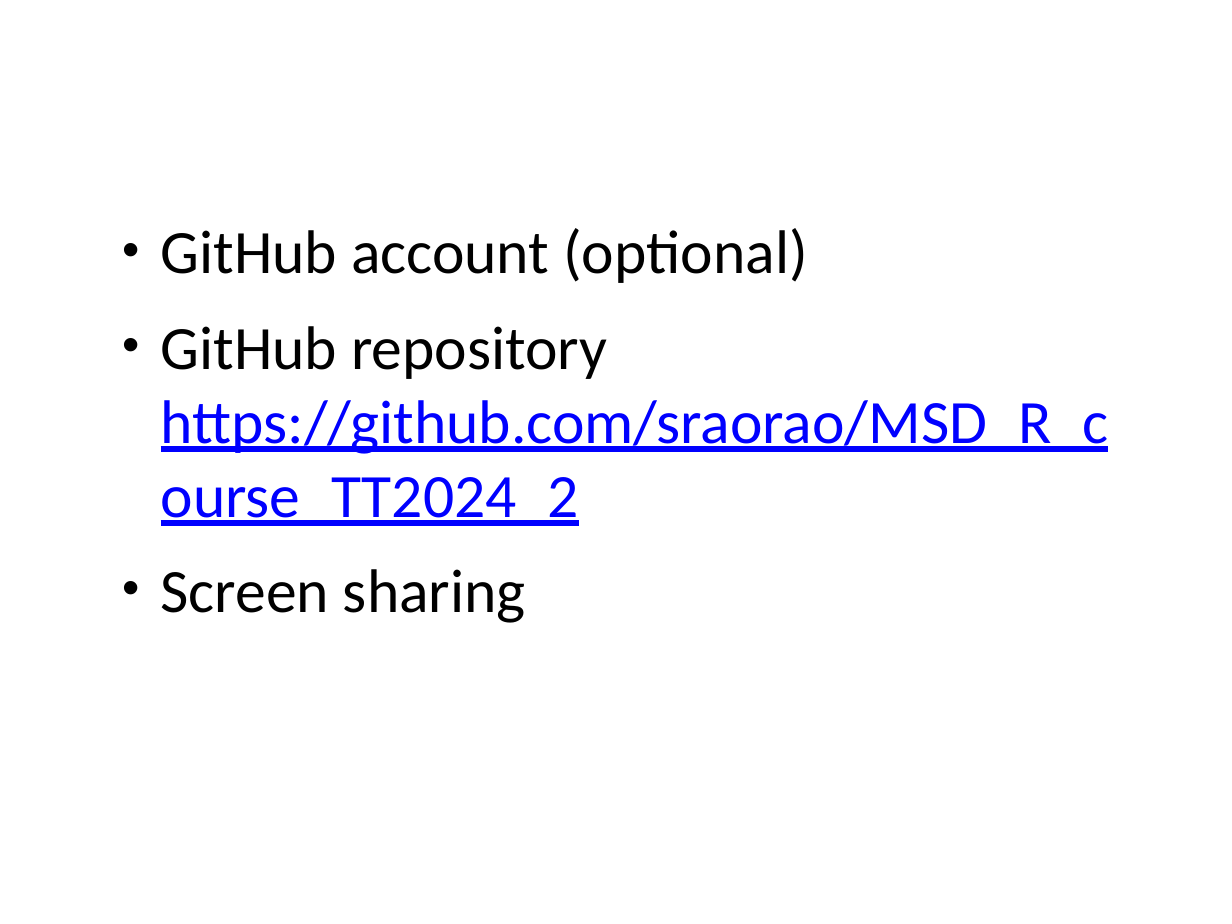
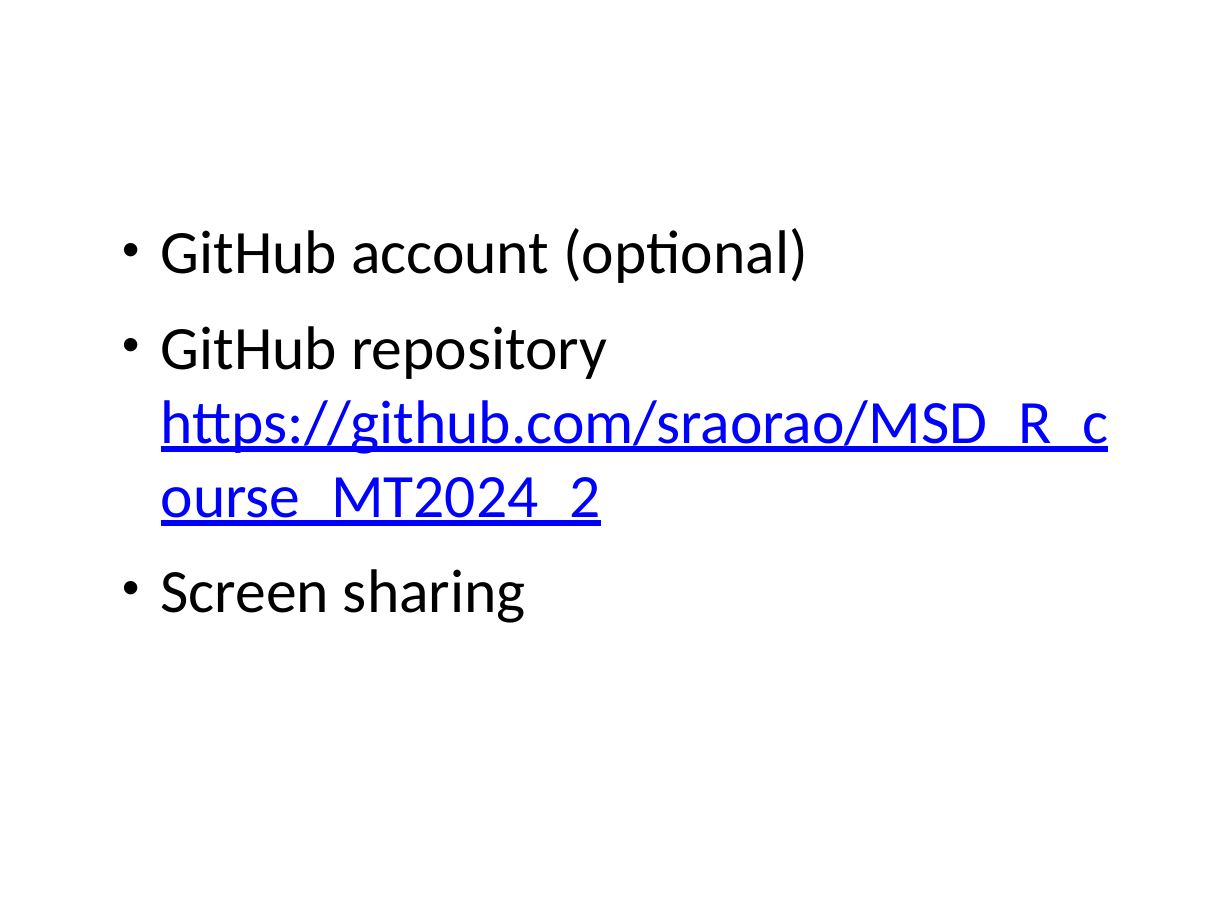
Before and after one commit to sraorao/MSD_R_course_MT2024_2, a slide deck: slide 3 of powerpoint/Session1.pptx. Drawn at 1232x924 pixels with LibreOffice and Linux fonts; fonts in the diff are those of the drawing. Boxes give left, top, right and bottom in pixels: in the first picture for what was removed or moved away, otherwise in the second. Text is boxed around its words. In the diff, an @@ line names an element or a change of style, - is before the commit and + after.

```diff
--- a/powerpoint/Session1.pptx
+++ b/powerpoint/Session1.pptx
@@ text at <box>161,326,1109,526</box>: text changed @@
-• GitHub repository https://github.com/sraorao/MSD_R_course_TT2024_2
+• GitHub repository https://github.com/sraorao/MSD_R_course_MT2024_2
```
